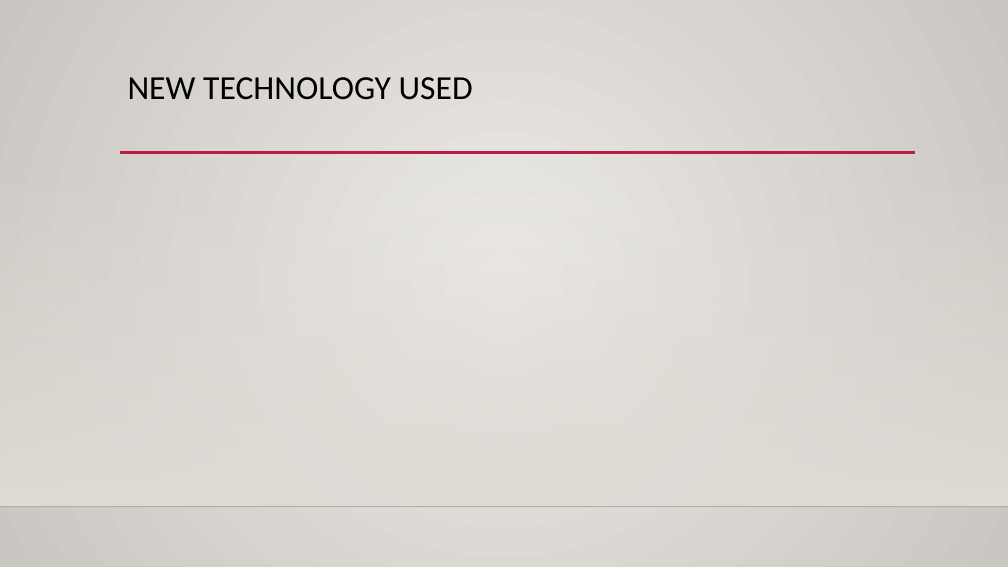
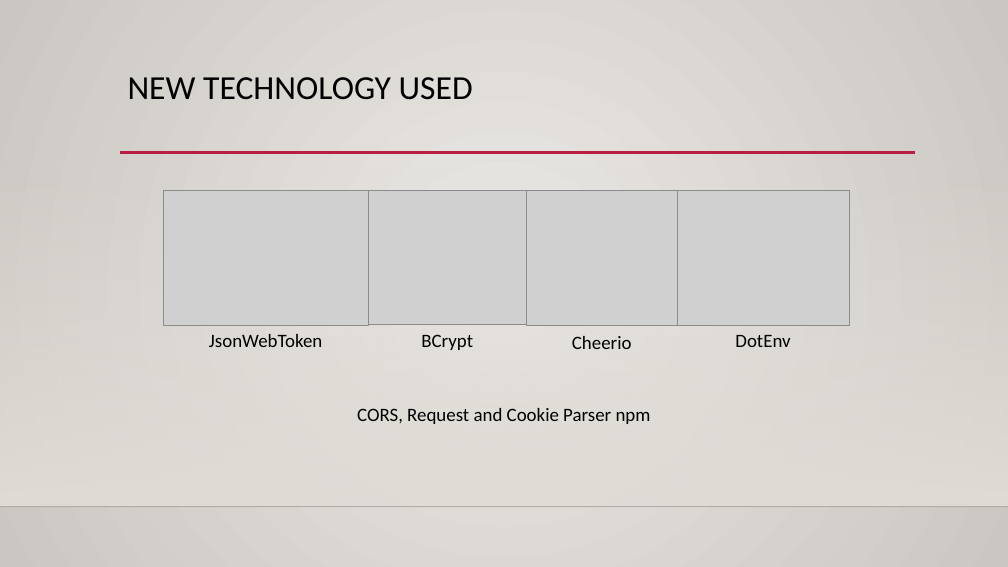
Before and after one commit to MR-Stan/Look-Out, a slide deck: slide 5 of Project2_Presentation_Material.pptx. Drawn at 1008x567 pixels with LibreOffice and Linux fonts; fonts in the diff are those of the drawing; grey boxes stand for pictures; background and template pictures are left out. Boxes give left, top, right and bottom in pixels: in the first picture for what was removed or moved away, otherwise in the second. Text is boxed around its words. In the diff, an @@ line names an element or a change of style, - is before the commit and + after.

Commit message:
Uploading completed powerpoint with all slides finished for presentation on Tuesday

```diff
--- a/Project2_Presentation_Material.pptx
+++ b/Project2_Presentation_Material.pptx
@@ picture added at (163, 191, 368, 325) @@
@@ picture added at (368, 190, 526, 324) @@
@@ picture added at (526, 191, 677, 325) @@
@@ picture added at (678, 191, 849, 325) @@
@@ text added at (209, 334, 322, 347), 18 pt, text #000000 @@
+JsonWebToken
@@ text added at (421, 334, 473, 350), 18 pt, text #000000 @@
+BCrypt
@@ text added at (572, 336, 632, 349), 18 pt, text #000000 @@
+Cheerio
@@ text added at (735, 335, 790, 347), 18 pt, text #000000 @@
+DotEnv
@@ text added at (357, 408, 651, 424), 18 pt, text #000000 @@
+CORS, Request and Cookie Parser npm
```
